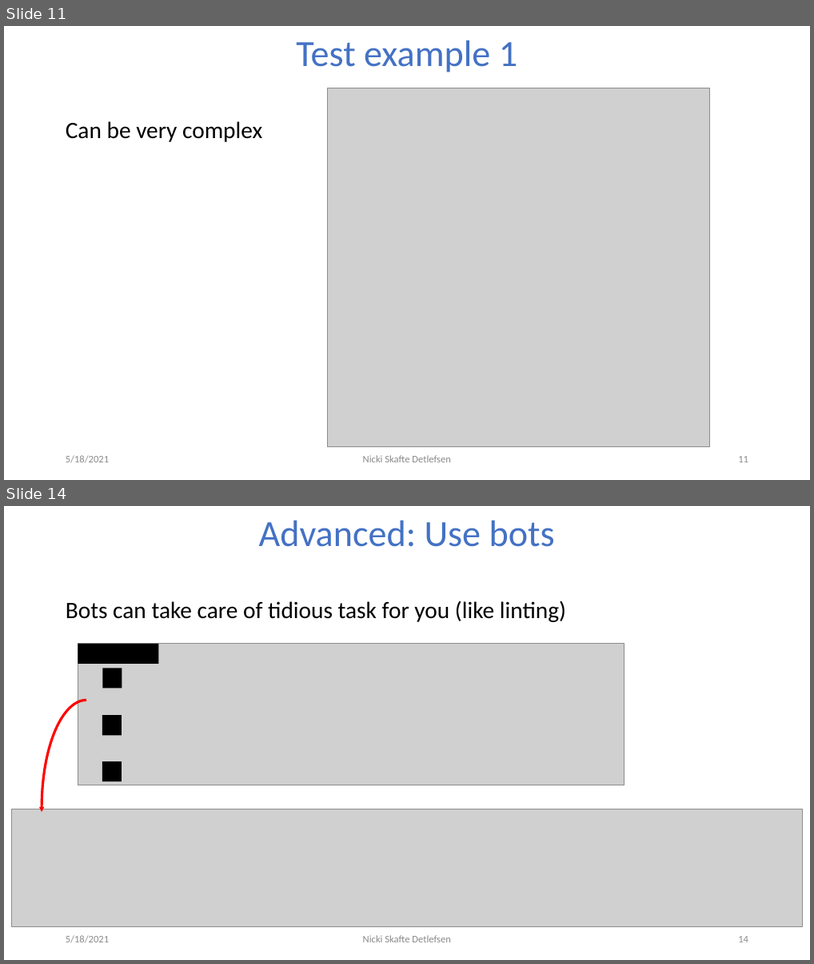
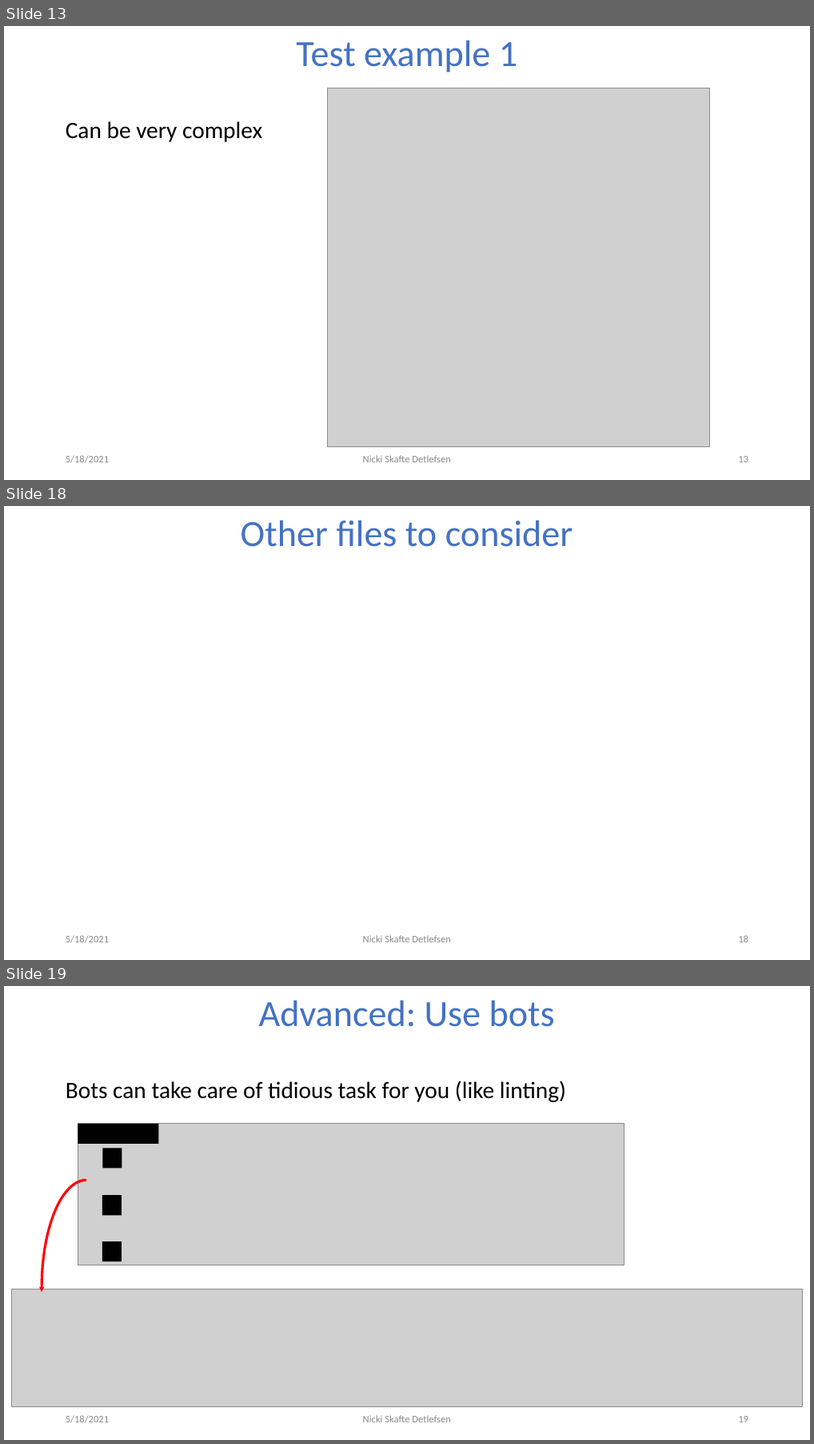
Before and after one commit to DeepEasterbunny/dtu_mlops, a slide deck: 04_continues_integration/ci.pptx. Shown one above the other, each under a label of ours: slides 11 and 14 before the commit, slides 13, 18 and 19 after it; the slides between them are not shown. The pictures are 814x964 and 814x1444 pixels, drawn with LibreOffice and Linux fonts; fonts in the diff are those of the drawing; grey boxes stand for pictures; background and template pictures are left out. Boxes give left, top, right and bottom in pixels: in the first picture for what was removed or moved away, otherwise in the second. Text is boxed around its words. In the diff, an @@ line names an element or a change of style, - is before the commit and + after.

```diff
--- a/04_continues_integration/ci.pptx
+++ b/04_continues_integration/ci.pptx
@@ slide 18 added at (4, 506, 810, 960), background #FFFFFF @@
@@ title added at (241, 520, 574, 547), 44 pt, text #4472C4 @@
+Other files to consider
@@ text added at (66, 935, 109, 943), 12 pt, text #8C8C8C @@
+5/18/2021
@@ text added at (363, 935, 451, 942), 12 pt, text #8C8C8C @@
+Nicki Skafte Detlefsen
@@ page number added at (738, 935, 749, 942), 12 pt, text #8C8C8C @@
+18
@@ what was slide 11 is now slide 13 @@
@@ page number at (738, 456, 749, 462): text changed @@
-11
+13
@@ what was slide 14 is now slide 19 @@
@@ page number at (738, 1416, 749, 1422): text changed @@
-14
+19
```
Also in this commit, not shown: 3 slides changed, 4 other slides added, 1 other file.
